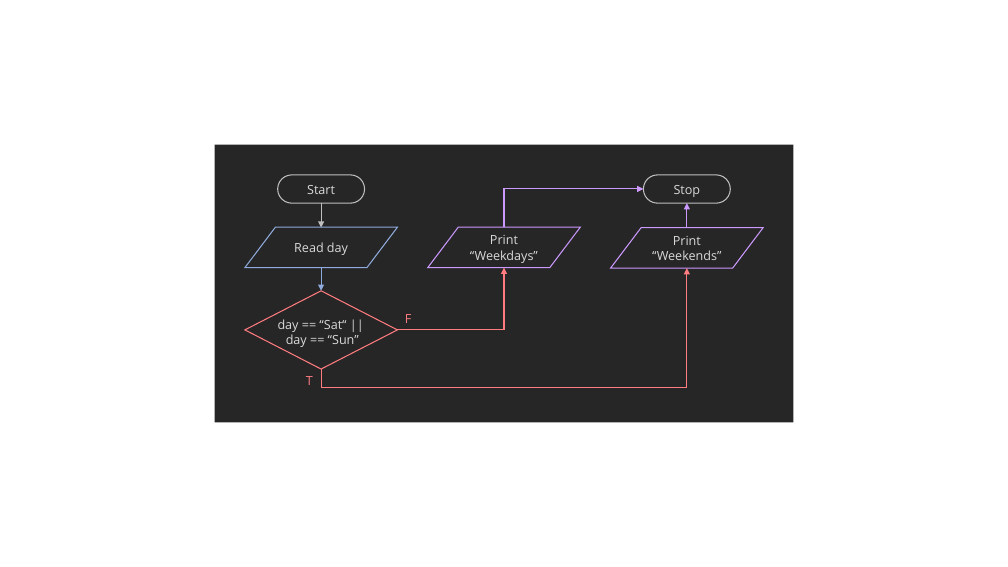
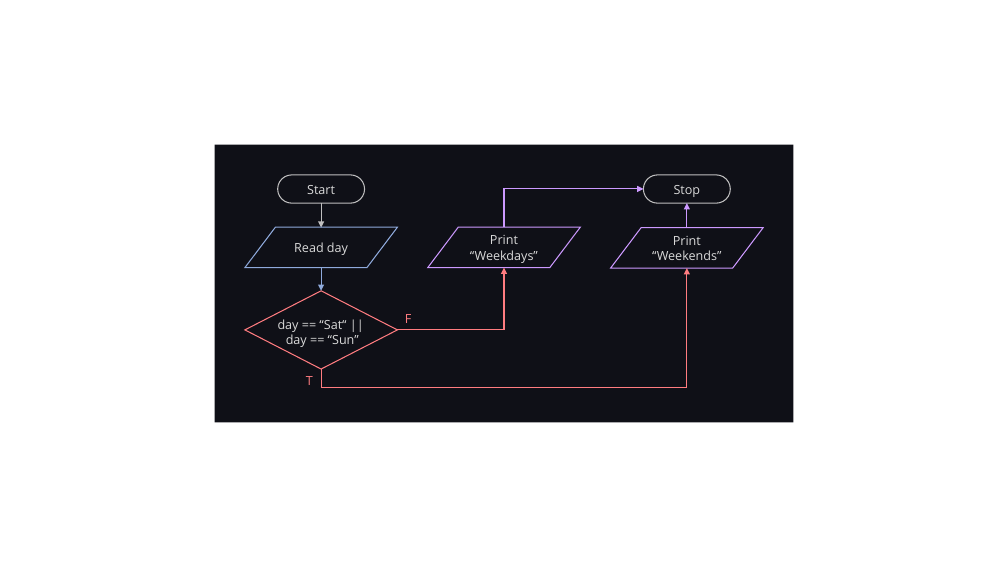
Before and after one commit to LimJY03/JavaMatriculation, a slide deck: slide 4 of Past Year Theory Questions/Resources/resources.pptx. Drawn at 1008x567 pixels with LibreOffice and Linux fonts; fonts in the diff are those of the drawing. Boxes give left, top, right and bottom in pixels: in the first picture for what was removed or moved away, otherwise in the second. Text is boxed around its words. In the diff, an @@ line names an element or a change of style, - is before the commit and + after.

Commit message:
Changed Background Color for Flowcharts to Fit with GitHub Dark Theme Background

```diff
--- a/Past Year Theory Questions/Resources/resources.pptx
+++ b/Past Year Theory Questions/Resources/resources.pptx
@@ rectangle at bbox=[215, 144, 794, 423]: fill #262626 to #0F1017 @@
```
